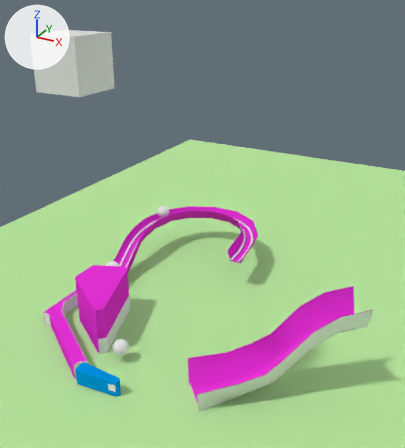
One commit to the Blender file wire_forms_clean.blend: the scene before it, then after it.
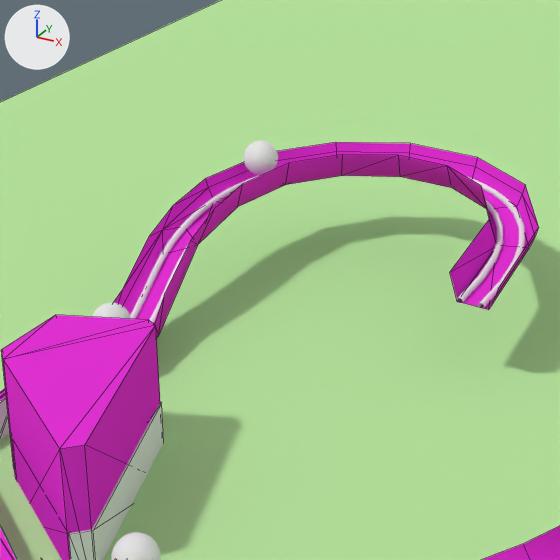
There are two pictures of each version: one whole from a camera (50 mm lens) standing at (9.78, -8.87, 5.75) and looking at (5.64, -1.34, 1.99), one close up on the part from 18% to 65% of the width and 35% to 78% of the height. The axes (+X, +Y, +Z) are drawn at upper left. The lights are the same throughout. The close-ups show mesh edges as thin lines.

Names of what the first close-up shows: 'BALL_1', 'BALL_3', 'P__ramp physics alt+c, convert, decimate, apply', 'P_left_inlane', 'P_ramp2', 'Plane', 'ramp visual triangles', 'visual inlane'.
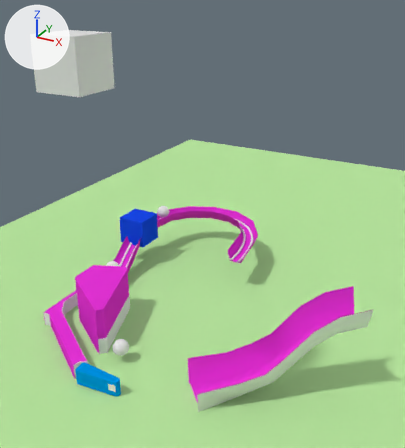
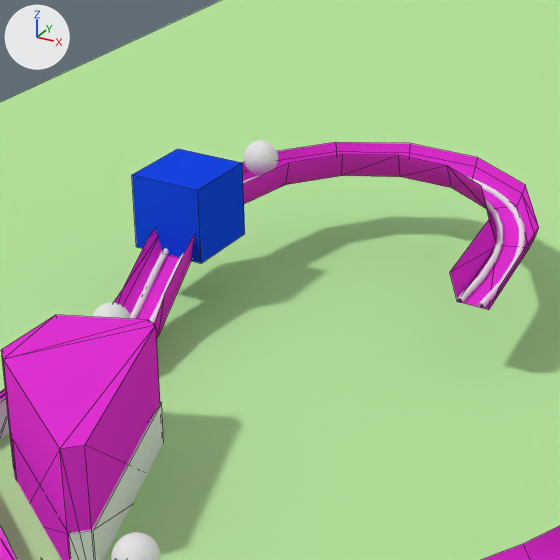
What differs and where, as boxes [x1, y1, x2, y2] in the close-ups (560 x 560 px):
'GHOST', shown (blue): after [132, 149, 245, 263]

Diff of the bpy script that builds the scene:
```diff
--- a/wire_forms_clean.blend.py
+++ b/wire_forms_clean.blend.py
@@ ob_ghost @@
 ob_ghost = bpy.data.objects.new('GHOST', me_cube)
-ob_ghost.location = (3.078, 0.355, 0.714)
-ob_ghost.scale = (0.352, 0.352, 0.352)
-ob_ghost.hide_render = True
+ob_ghost.location = (3.157, 0.296, 0.743)
+ob_ghost.scale = (0.291, 0.291, 0.291)
```
